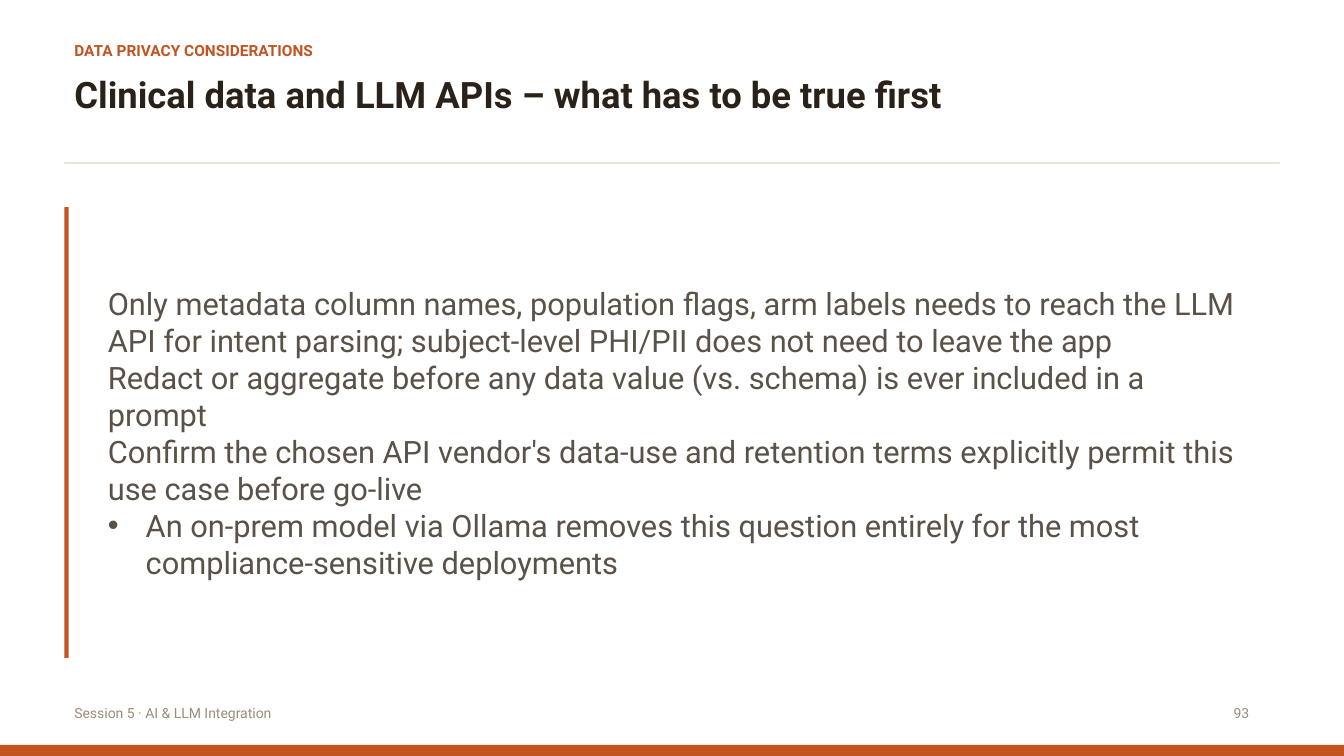
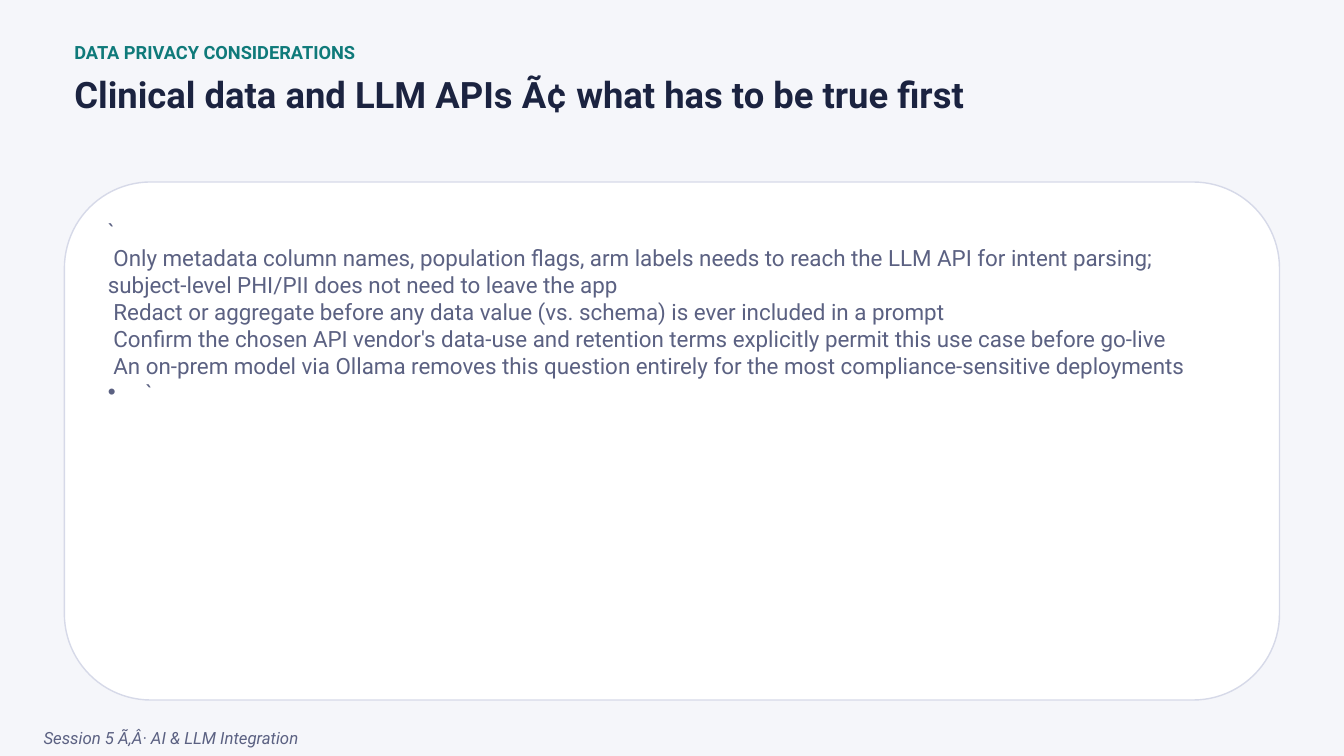
Before and after one commit to itsmdivakaran/IASCT-RShiny-Workshop, a slide deck: slide 93 of IASCT_Shiny_Workshop.pptx (slide 112 before the commit). Drawn at 1344x756 pixels with LibreOffice and Linux fonts; fonts in the diff are those of the drawing. Boxes give left, top, right and bottom in pixels: in the first picture for what was removed or moved away, otherwise in the second. Text is boxed around its words. In the diff, an @@ line names an element or a change of style, - is before the commit and + after.

```diff
--- a/IASCT_Shiny_Workshop.pptx
+++ b/IASCT_Shiny_Workshop.pptx
@@ background #FFFFFF to #F5F6FA @@
@@ text "DATA PRIVACY CONSIDERATIONS" at box(74, 46, 356, 59): size 11 to 13 pt, text colour #C25422 to #0F7A7A @@
@@ text at box(74, 75, 963, 113): text changed; text colour #2A2118 to #1B2340 @@
-Clinical data and LLM APIs – what has to be true first
+Clinical data and LLM APIs Ã¢ what has to be true first
@@ rectangle removed at box(65, 162, 1280, 163) @@
@@ rectangle removed at box(65, 208, 69, 658) @@
@@ rounded rectangle added at box(65, 182, 1280, 701), fill #FFFFFF, outline #D6D9E8 1 pt @@
@@ text "` Only metadata column names, ..." at box(108, 249, 1184, 379): vertical alignment middle to top @@
@@ text at box(108, 249, 1184, 379): text changed; size 22 to 16 pt; text colour #5A5248 to #5B6182 @@
-• Only metadata column names, population flags, arm labels needs to reach the LLM API for intent parsing; subject-level PHI/PII does not need to leave the app
-  Redact or aggregate before any data value (vs. schema) is ever included in a prompt
-  Confirm the chosen API vendor's data-use and retention terms explicitly permit this use case before go-live
-  An on-prem model via Ollama removes this question entirely for the most compliance-sensitive deployments
+• `
+  Only metadata column names, population flags, arm labels needs to reach the LLM API for intent parsing; subject-level PHI/PII does not need to leave the app
+  Redact or aggregate before any data value (vs. schema) is ever included in a prompt
+  Confirm the chosen API vendor's data-use and retention terms explicitly permit this use case before go-live
+  An on-prem model via Ollama removes this question entirely for the most compliance-sensitive deployments
+  `
@@ text removed at box(1234, 708, 1250, 718) @@
-93
@@ rectangle removed at box(0, 745, 1344, 756) @@
@@ text at box(44, 729, 298, 748): text changed; size 10 to 12 pt; text colour #9B8C79 to #5B6182; italic on @@
-Session 5 · AI & LLM Integration
+Session 5 Ã‚Â· AI & LLM Integration
```
Also in this commit, not shown: 105 other slides changed, 2 slides added, 21 slides removed, 5 other files.
